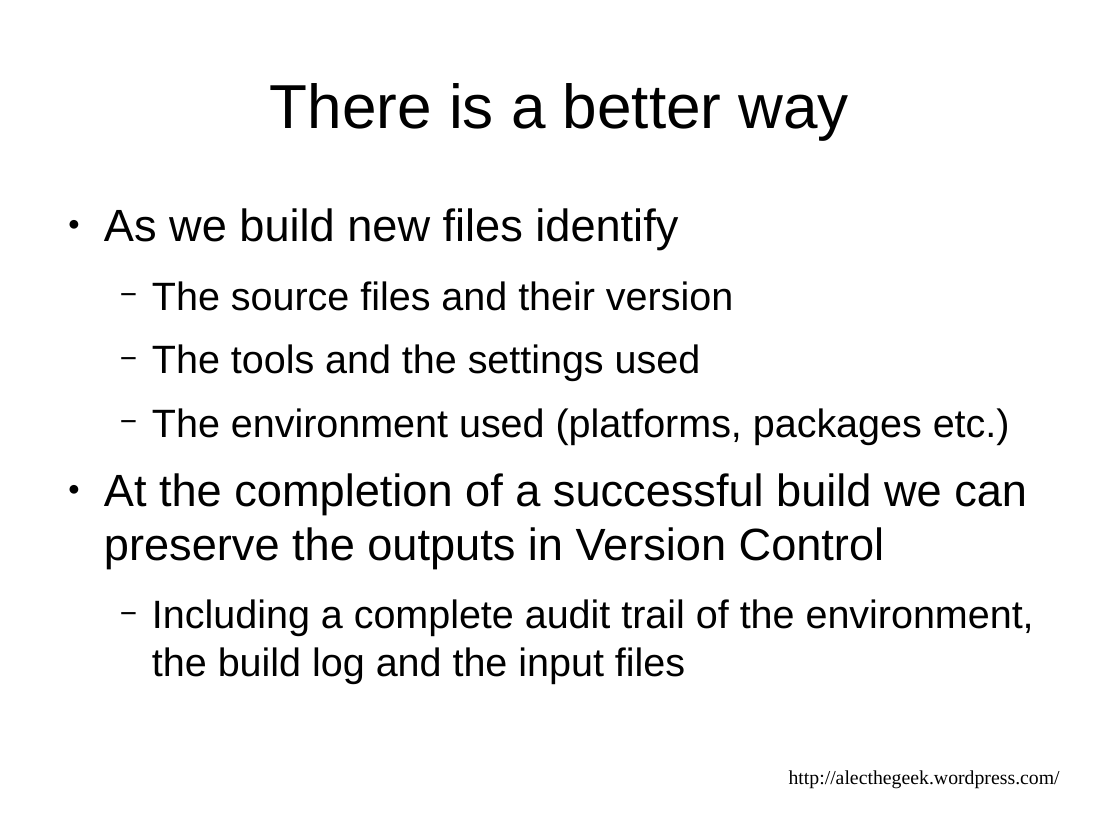
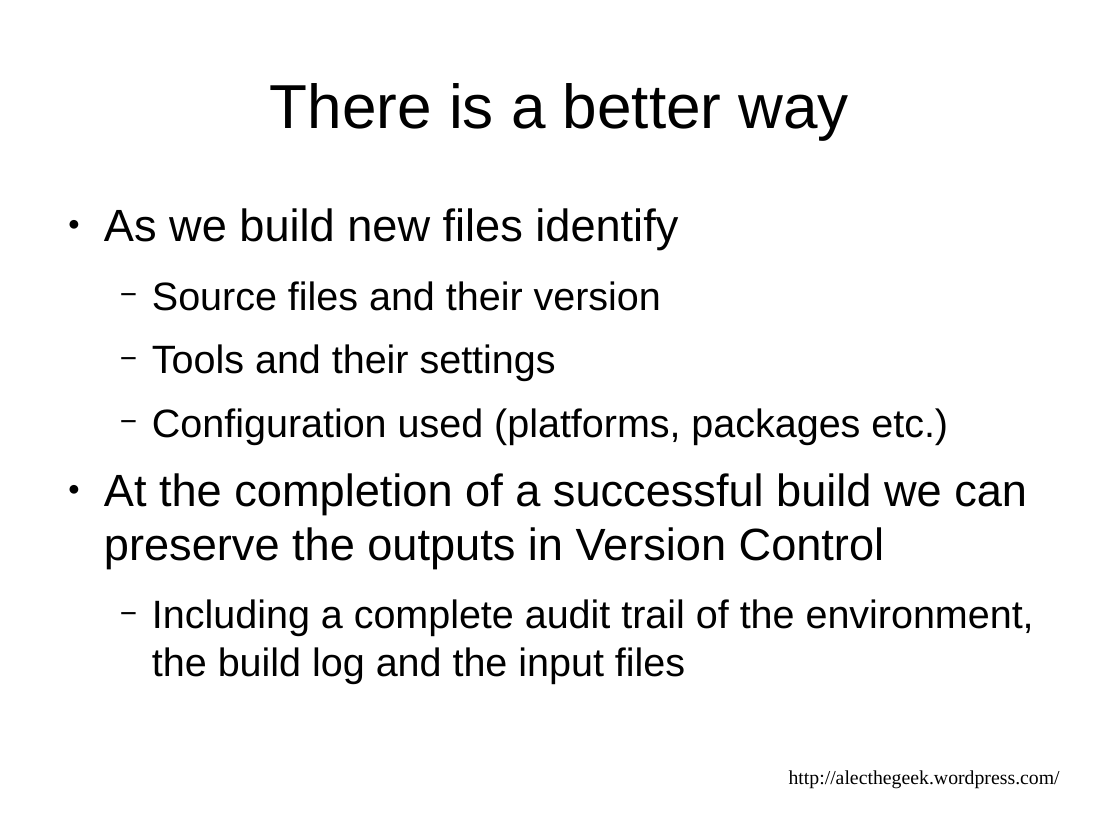
Before and after one commit to alecthegeek/gitbuilding, a slide deck: slide 14 of DevOpsDownUnderPresentation.odp (slide 15 before the commit). Drawn at 1120x840 pixels with LibreOffice and Linux fonts; fonts in the diff are those of the drawing. Boxes give left, top, right and bottom in pixels: in the first picture for what was removed or moved away, otherwise in the second. Text is boxed around its words. In the diff, an @@ line names an element or a change of style, - is before the commit and + after.

```diff
--- a/DevOpsDownUnderPresentation.odp
+++ b/DevOpsDownUnderPresentation.odp
@@ text at box(152, 281, 948, 444): text changed @@
-  − The source files and their version
-  − The tools and the settings used
-  − The environment used (platforms, packages etc.)
+  − Source files and their version
+  − Tools and their settings
+  − Configuration used (platforms, packages etc.)
```
Also in this commit, not shown: 15 other slides changed, 2 slides removed.
